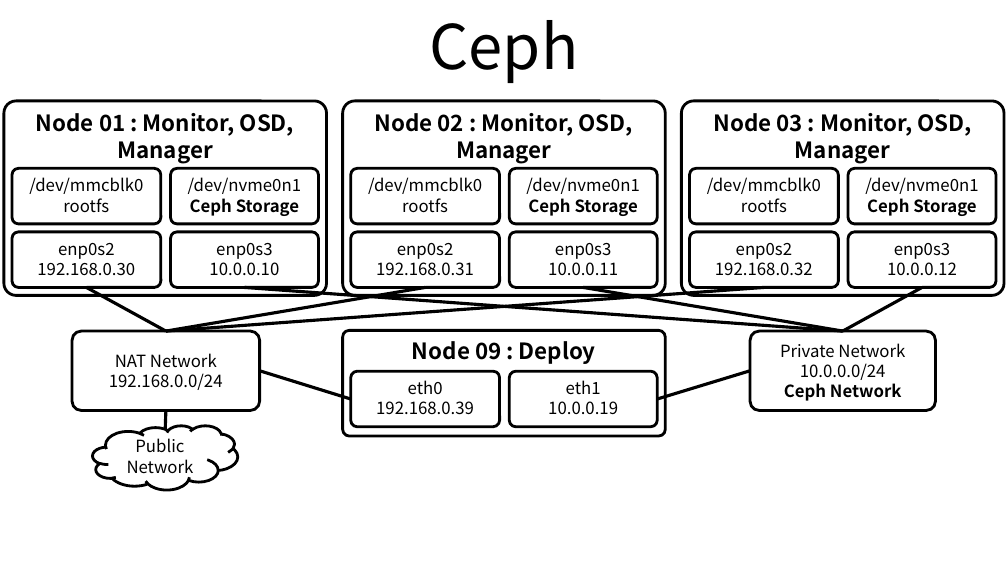
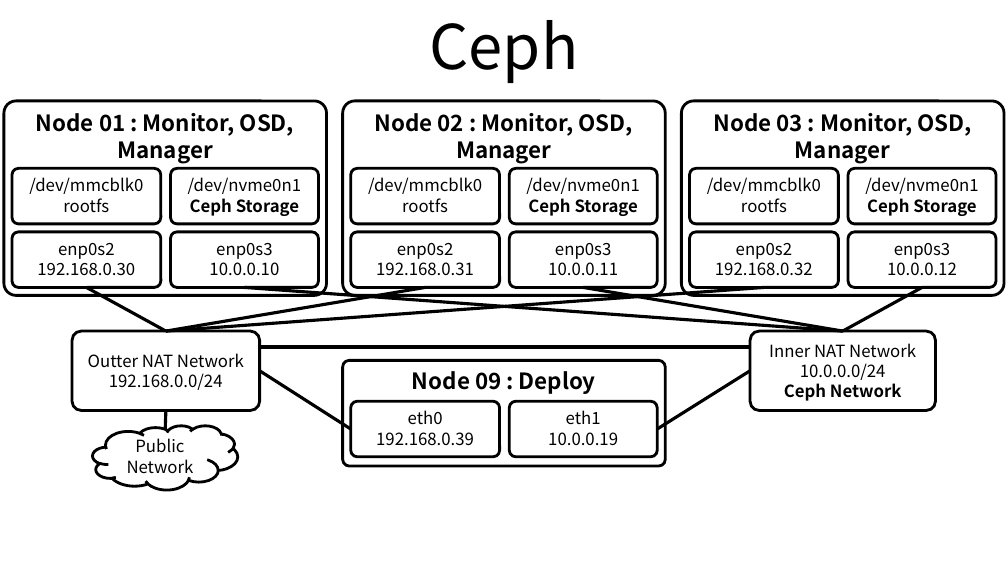
Before and after one commit to ssup2/blog-old, a slide deck: slide 1 of images/record/Ceph_Install_ceph-deploy_Ubuntu_18.04_ODROID-H2_Cluster/Ceph_Install_Ubuntu_18.04_ODROID-H2_Cluster.pptx. Drawn at 1008x567 pixels with LibreOffice and Linux fonts; fonts in the diff are those of the drawing. Boxes give left, top, right and bottom in pixels: in the first picture for what was removed or moved away, otherwise in the second. Text is boxed around its words. In the diff, an @@ line names an element or a change of style, - is before the commit and + after.

```diff
--- a/images/record/Ceph_Install_ceph-deploy_Ubuntu_18.04_ODROID-H2_Cluster/Ceph_Install_Ubuntu_18.04_ODROID-H2_Cluster.pptx
+++ b/images/record/Ceph_Install_ceph-deploy_Ubuntu_18.04_ODROID-H2_Cluster/Ceph_Install_Ubuntu_18.04_ODROID-H2_Cluster.pptx
@@ text in rounded rectangle at (88,353,244,368): text changed @@
-NAT Network
+Outter NAT Network
@@ line added from (749, 347) to (260, 347), #000000 2.25 pt @@
@@ text in rounded rectangle at (769,343,916,358): text changed @@
-Private Network
+Inner NAT Network
@@ line moved from (351, 399) - (260, 371) to (351, 429) - (260, 371) @@
@@ line moved from (657, 399) - (750, 371) to (657, 429) - (750, 371) @@
@@ 3 rounded rectangles: place and size @@
-3 rounded rectangles at (343,331,665,436)
+3 rounded rectangles at (343,361,665,467)
```
Also in this commit, not shown: 11 other files.
